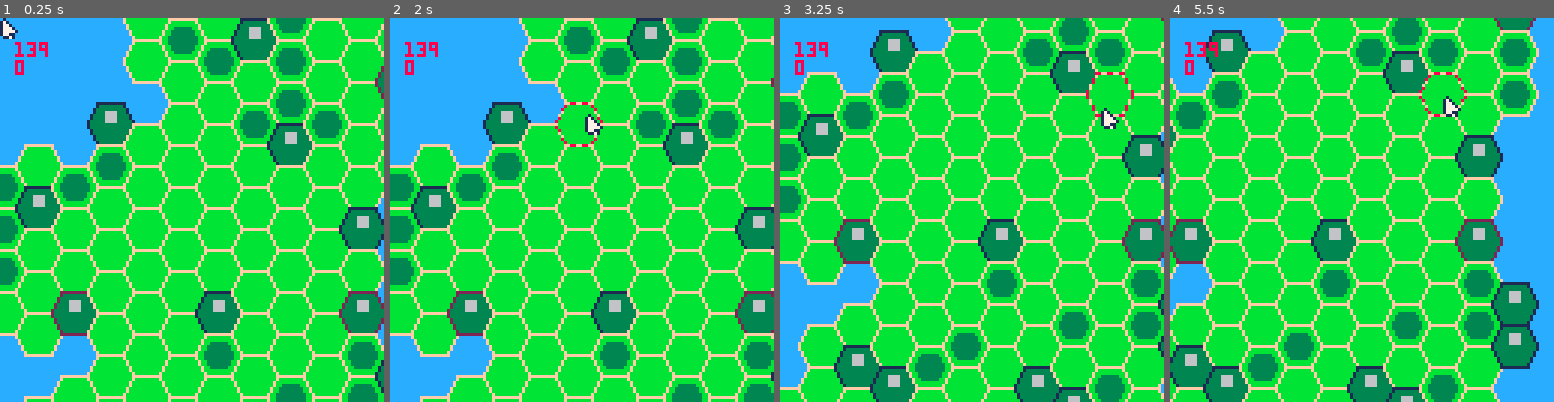
Above: before the commit, frames 1-4 (left to right).
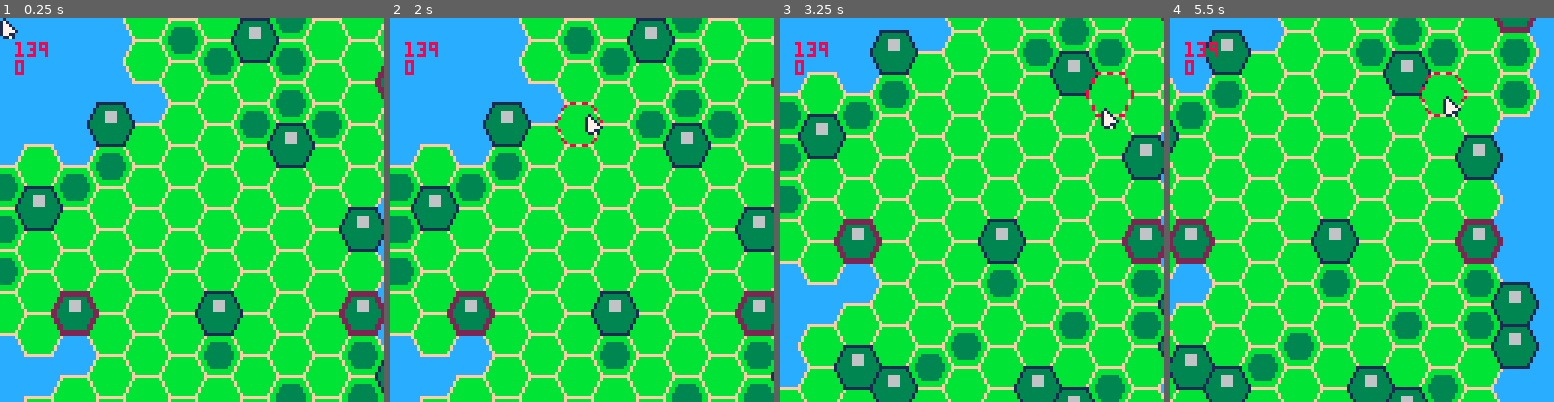
Above: after the commit, the same moments.

Repository: jan-Kulpas/pico8-hexgame
Game: PICO-8 cartridge hextest.p8
Same seed, same stepped clock (60 frames per second), same inputs: the game is played once before the commit and once after it.
Inputs (mouse positions are in pixels of both pictures, inside the frame that each line leads up to):
- Up to frame 1 (0.25 s): no input
- Up to frame 2 (2 s): click (459, 121) at 0.67 s; click (520, 267) at 1.22 s; click (585, 114) at 1.77 s; hold Left from 1.97 s (still down)
- Up to frame 3 (3.25 s): click (1037, 259) at 2.32 s; release Left at 2.37 s; hold Down 2.42-2.82 s; click (1102, 106) at 2.87 s; hold Right from 2.87 s (still down)
- Up to frame 4 (5.5 s): click (1254, 256) at 3.42 s; release Right at 3.53 s; hold Up 3.58-4.08 s; click (1315, 102) at 3.97 s; hold Right 4.13-4.53 s; click (1381, 248) at 4.52 s; hold Down 4.58-5.08 s; click (1442, 94) at 5.07 s; hold Left from 5.13 s (still down)

The runs differ from the first frame. In frame 1, 1.4% of the frame differs, in the area x 6-100%, y 0-83%; in frame 2, 1.3%; in frame 3, 1.4%; in frame 4, 1.5%, in the area x 0-95%, y 0-100%.

Commit message:
Initial commits of the local versions

Diff:
--- a/hextest.p8
+++ b/hextest.p8
@@ -1,6 +1,9 @@
 pico-8 cartridge // http://www.pico-8.com
 version 35
 __lua__
+--irish gauge hex grid test
+--BY kULPAS
+
 function _init()
 	poke(0x5f2d, 1)
 	log("kurwa",true)
@@ -14,11 +17,13 @@
 	mx,my=0,0
 
 	--hex array in axial coordinates
-	local map_i=1
-	for q=0,11 do
-		for r=0,15 do
-			if(map_tiles[map_i]!=0)add(hexes,{q=q,r=r-flr(q/2)-q%2,s=map_tiles[map_i]})
-			map_i+=1
+	for i=1,4 do
+		local map_i=1
+		for q=0,11 do
+			for r=0,15 do
+				if(map_tiles[map_i]==i)add(hexes,{q=q,r=r-flr(q/2)-q%2,s=map_tiles[map_i]})
+				map_i+=1
+			end
 		end
 	end
 	debug[1]=#hexes
@@ -87,6 +92,8 @@
 	do_debug()
 end
 -->8
+--math
+
 function log(t,over)
 	printh(t,"log",over or false)
 end
Not shown, changed: 142 lines of the sprite sheet (__gfx__) section of hextest.p8
Not shown, changed: the thumbnail (__label__) section of hextest.p8
